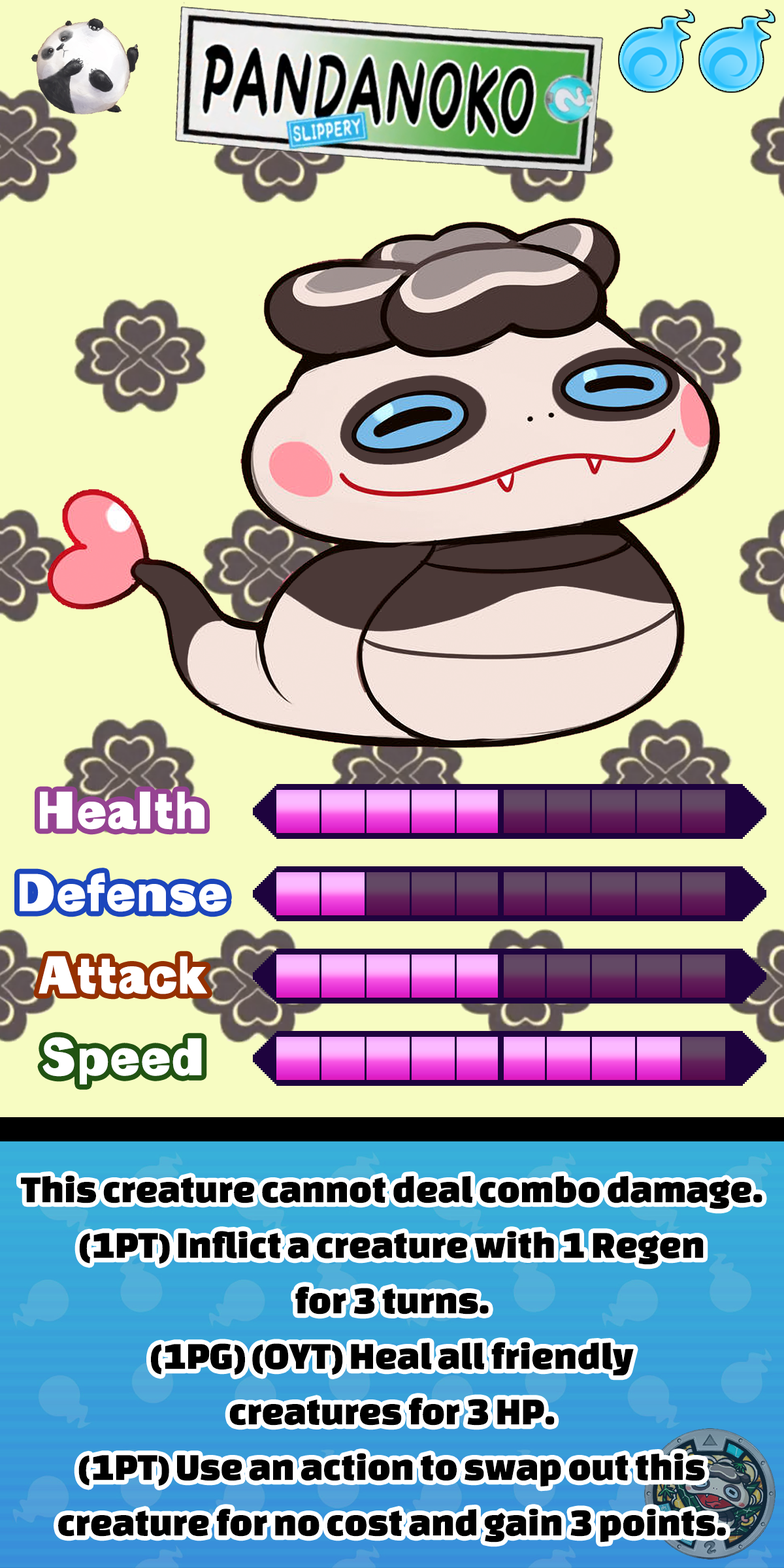
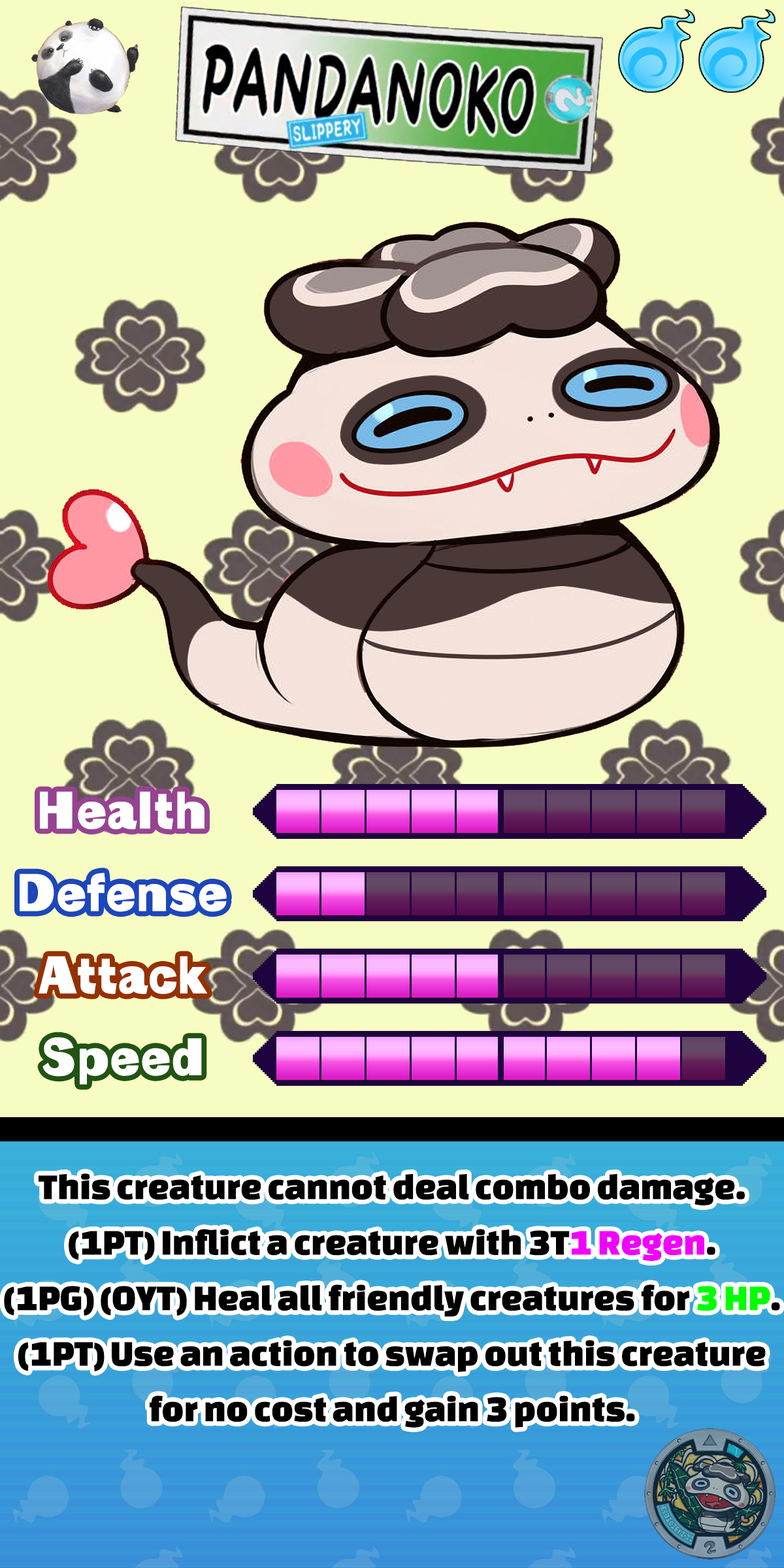
Layer changes from the first (784, 1568) image to the second:
painted on "Ability" over (3, 1173, 781, 1543)